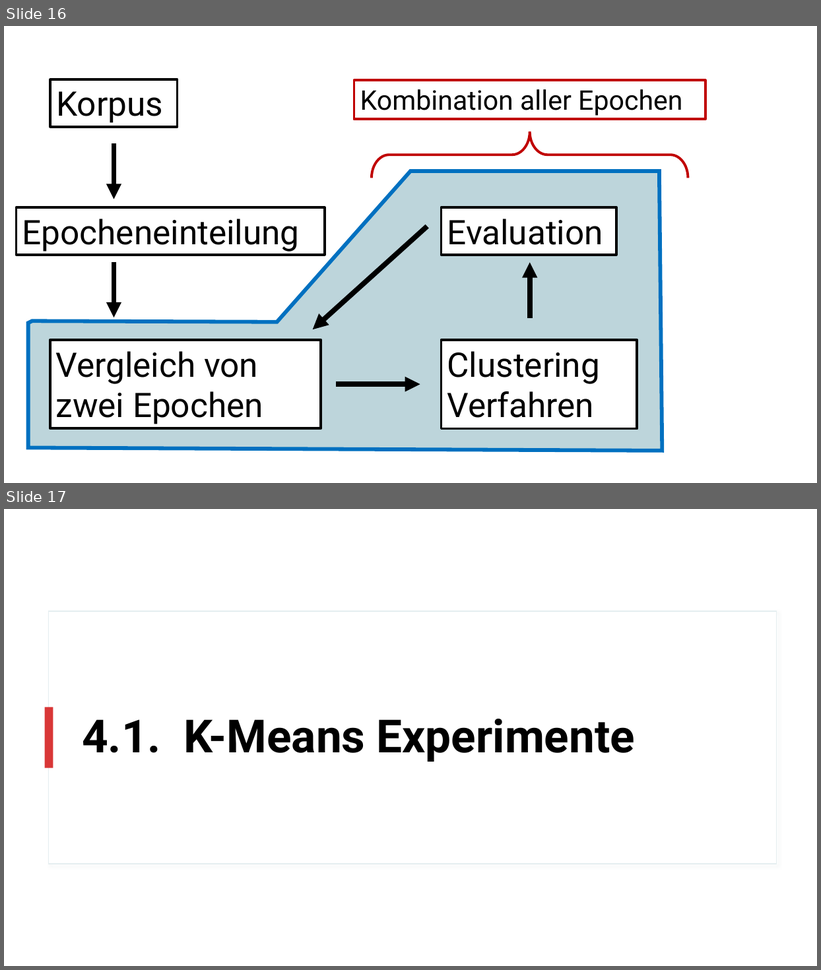
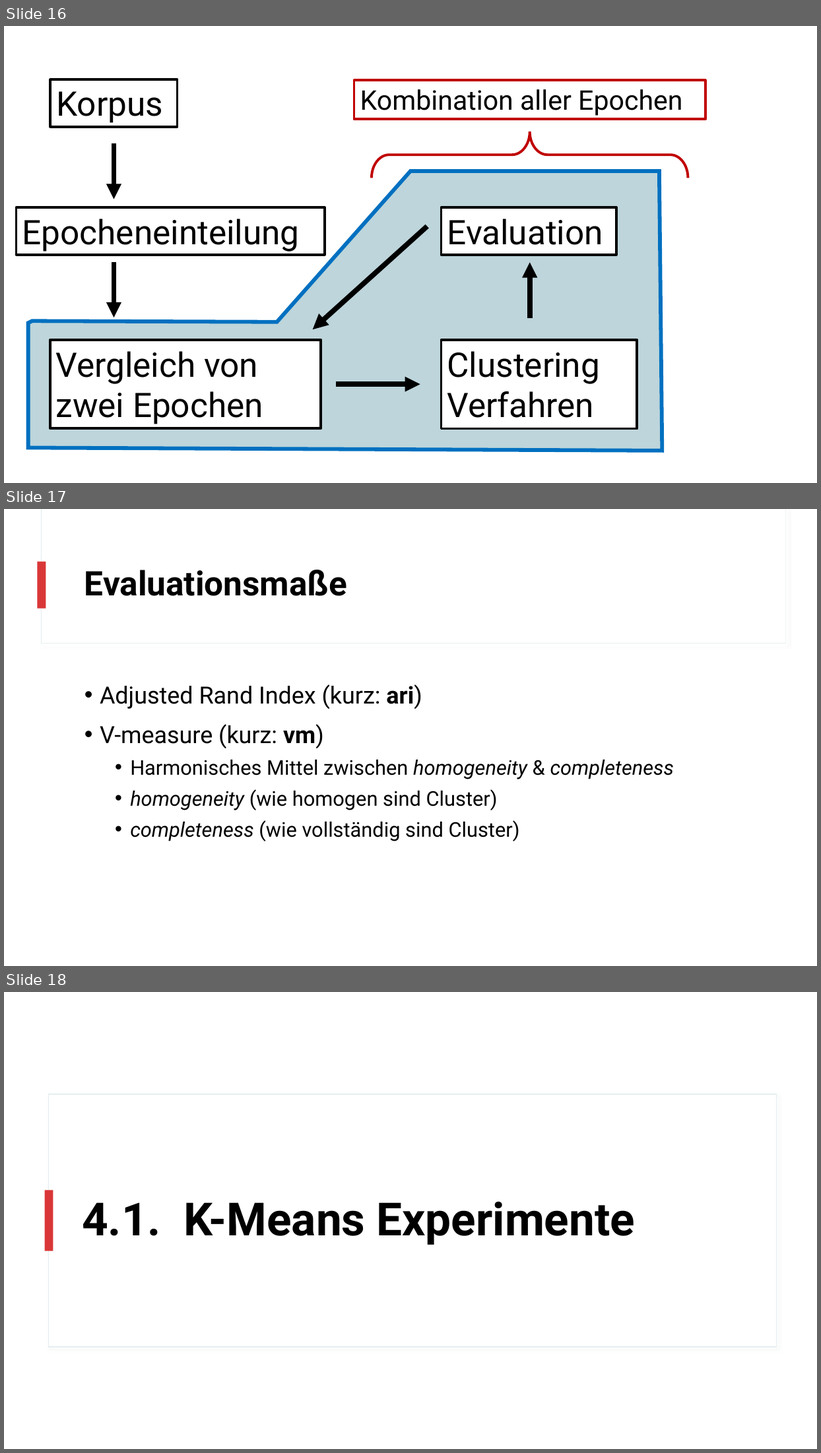
Before and after one commit to realjanpaulus/clusterpoems, a slide deck: presentation/clustering_presentation.pptx. Shown one above the other, each under a label of ours: slides 16 and 17 before the commit, slides 16, 17 and 18 after it. The pictures are 821x970 and 821x1453 pixels, drawn with LibreOffice and Linux fonts; fonts in the diff are those of the drawing. Boxes give left, top, right and bottom in pixels: in the first picture for what was removed or moved away, otherwise in the second. Text is boxed around its words. In the diff, an @@ line names an element or a change of style, - is before the commit and + after.

```diff
--- a/presentation/clustering_presentation.pptx
+++ b/presentation/clustering_presentation.pptx
@@ slide 17 added at (4,509,817,966), background #FFFFFF @@
@@ rectangle added at (41,509,786,644), fill #FFFFFF, outline #E5EEF0 0.75 pt @@
@@ rectangle added at (42,509,786,643), fill #FFFFFF @@
@@ rectangle added at (38,561,46,609), fill #D93737 @@
@@ title added at (85,570,347,596), 40 pt, text #000000, bold @@
+Evaluationsmaße
@@ text added at (100,685,674,842), 24 pt, text #000000 @@
+• Adjusted Rand Index (kurz: ari)
+• V-measure (kurz: vm)
+  • Harmonisches Mittel zwischen homogeneity & completeness
+  • homogeneity (wie homogen sind Cluster)
+  • completeness (wie vollständig sind Cluster)
@@ what was slide 17 is now slide 18 @@
```
Also in this commit, not shown: 8 slides changed, 3 other slides added, 13 other files.
